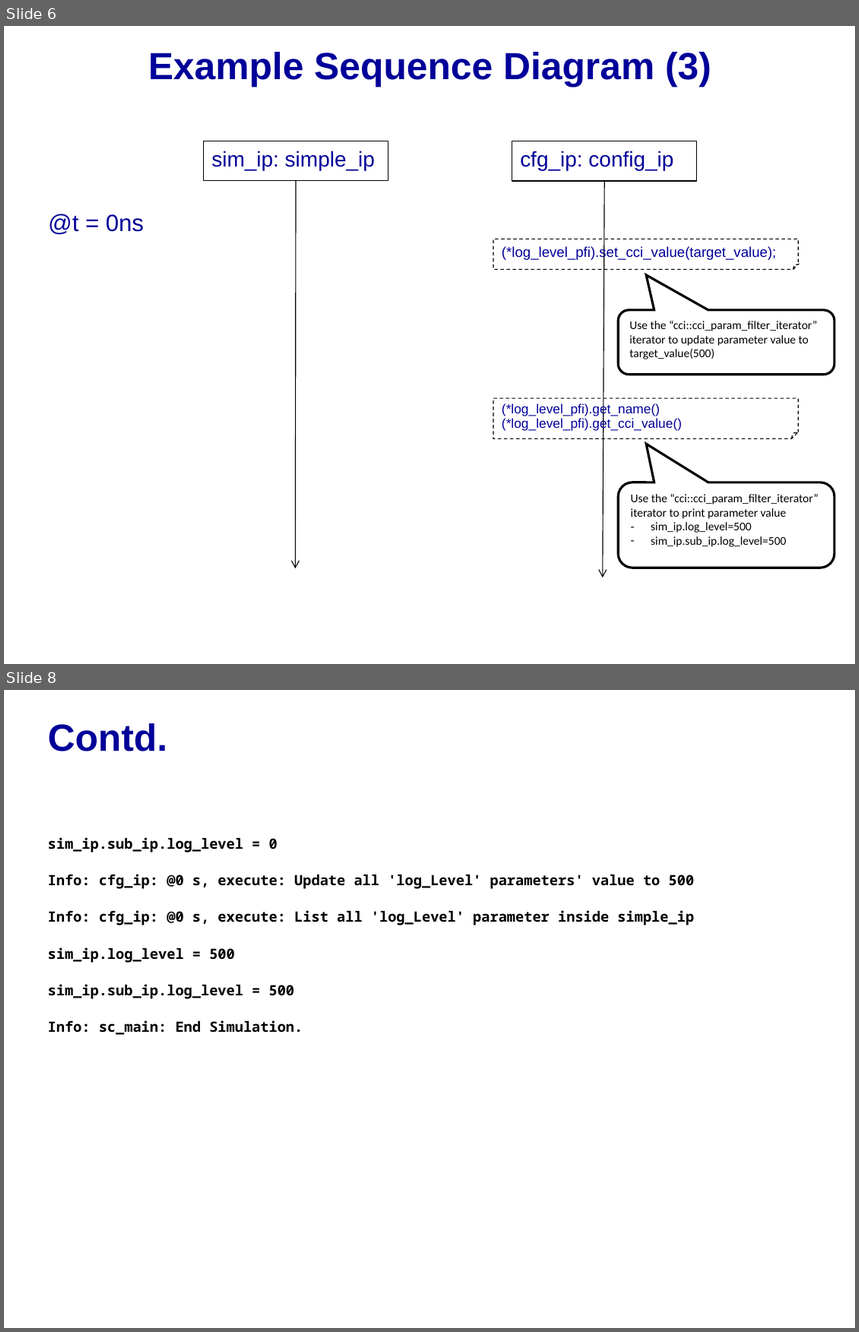
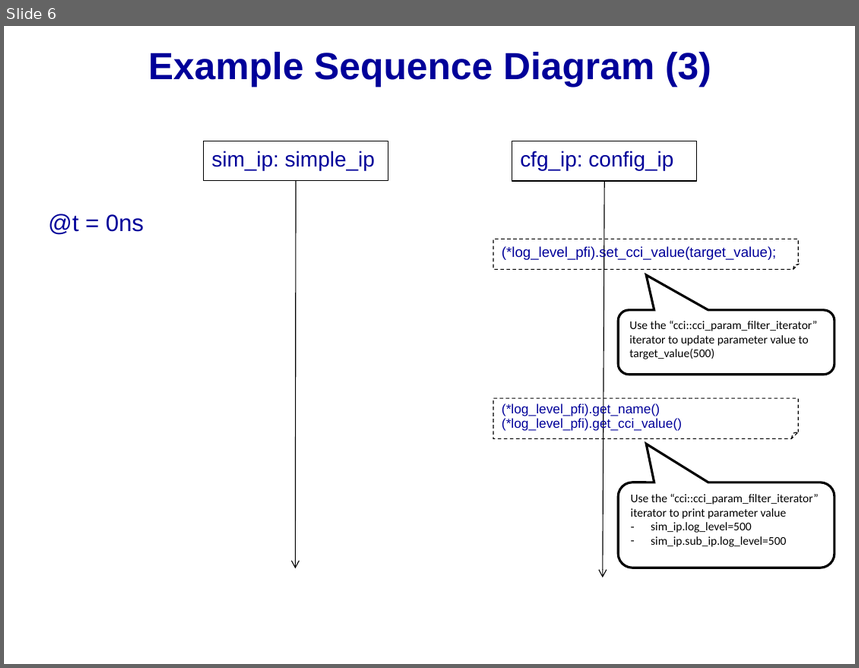
Before and after one commit to accellera-official/cci, a slide deck: examples/ex23_Hierarchical_Value_Update/docs/ex23_Hierarchical_Value_Update.ppt. Shown one above the other, each under a label of ours: slides 6 and 8 before the commit, slide 6 after it; the slides between them are not shown. The pictures are 859x1332 and 859x668 pixels, drawn with LibreOffice and Linux fonts; fonts in the diff are those of the drawing; background and template pictures are left out. Boxes give left, top, right and bottom in pixels: in the first picture for what was removed or moved away, otherwise in the second. Text is boxed around its words. In the diff, an @@ line names an element or a change of style, - is before the commit and + after.

```diff
--- a/examples/ex23_Hierarchical_Value_Update/docs/ex23_Hierarchical_Value_Update.ppt
+++ b/examples/ex23_Hierarchical_Value_Update/docs/ex23_Hierarchical_Value_Update.ppt
@@ slide 8 removed at box(4, 690, 855, 1328), background picture (left out) @@
@@ title removed at box(48, 723, 167, 752) @@
-Contd.
@@ text removed at box(48, 837, 695, 1035) @@
-sim_ip.sub_ip.log_level = 0
-Info: cfg_ip: @0 s, execute: Update all 'log_Level' parameters' value to 500
-Info: cfg_ip: @0 s, execute: List all 'log_Level' parameter inside simple_ip
-sim_ip.log_level = 500
-sim_ip.sub_ip.log_level = 500
-Info: sc_main: End Simulation.
```
Also in this commit, not shown: 3 slides changed, 8 other files.
